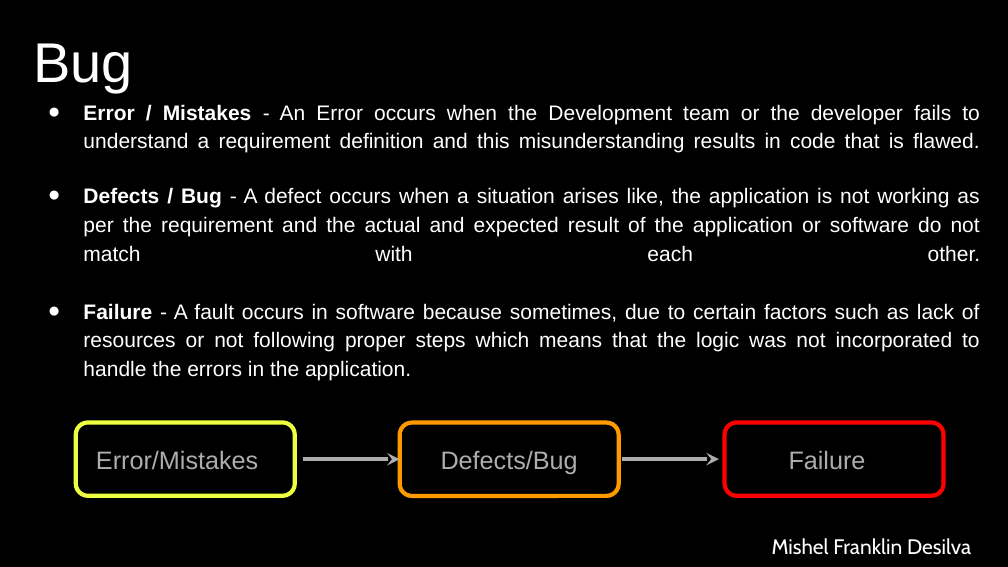
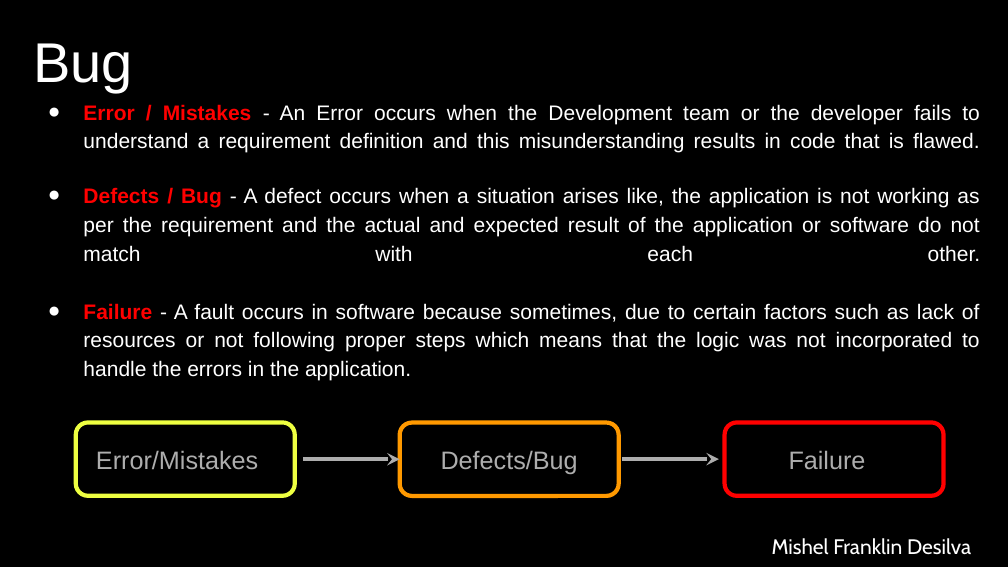
Before and after one commit to AbdullahRFA/SQA-Manual_and_Automation_Testing, a slide deck: slide 2 of Resources/Module-4/4.2 SQA_ Manual & Automated Testing - Bug Findings & Bug Analysis.pptx. Drawn at 1008x567 pixels with LibreOffice and Linux fonts; fonts in the diff are those of the drawing. Boxes give left, top, right and bottom in pixels: in the first picture for what was removed or moved away, otherwise in the second. Text is boxed around its words. In the diff, an @@ line names an element or a change of style, - is before the commit and + after.

```diff
--- a/Resources/Module-4/4.2 SQA_ Manual & Automated Testing - Bug Findings & Bug Analysis.pptx
+++ b/Resources/Module-4/4.2 SQA_ Manual & Automated Testing - Bug Findings & Bug Analysis.pptx
@@ text "Error / Mistakes - An ..." at (83, 104, 980, 381): text colour #FFFFFF to #FF0000 in "Error / Mistakes", "Defects / Bug", "Failure" @@
```
Also in this commit, not shown: 1 other slide changed, 12 other files.
